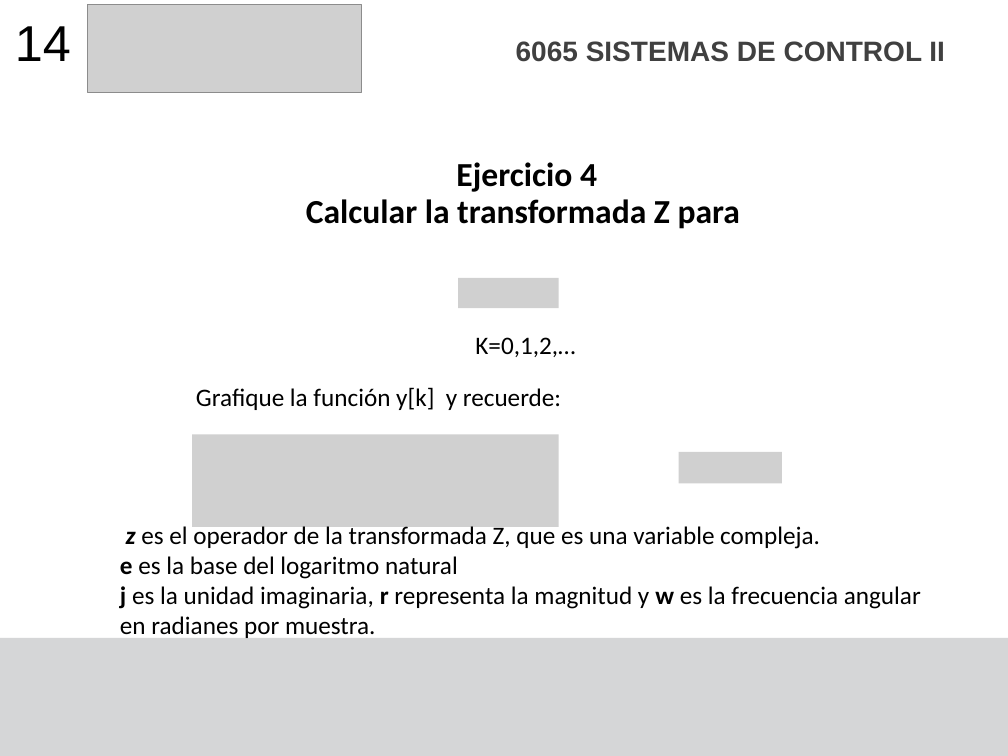
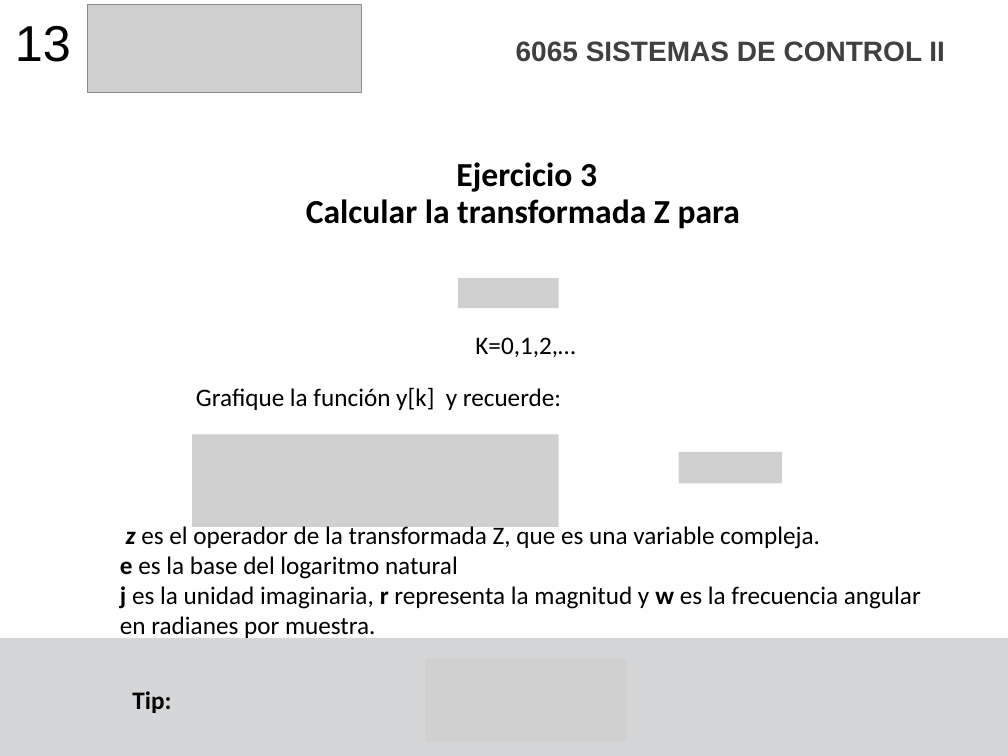
Before and after one commit to F4bian1012/Sistemas-de-Control-II---Ingenier-a-Mecatr-nica, a slide deck: slide 13 of Sesión_2/Transformada Z.pptx (slide 14 before the commit). Drawn at 1008x756 pixels with LibreOffice and Linux fonts; fonts in the diff are those of the drawing; grey boxes stand for pictures. Boxes give left, top, right and bottom in pixels: in the first picture for what was removed or moved away, otherwise in the second. Text is boxed around its words. In the diff, an @@ line names an element or a change of style, - is before the commit and + after.

```diff
--- a/Sesión_2/Transformada Z.pptx
+++ b/Sesión_2/Transformada Z.pptx
@@ text at (15,25,71,62): text changed @@
-14
+13
@@ title at (306,162,740,229): text changed @@
-Ejercicio 4
-Calcular la transformada Z para
+Ejercicio 3
+Calcular la transformada Z para
@@ text added at (132,691,171,713), 18 pt, text #000000, bold @@
+Tip:
```
Also in this commit, not shown: 4 other slides changed, 5 other files.
